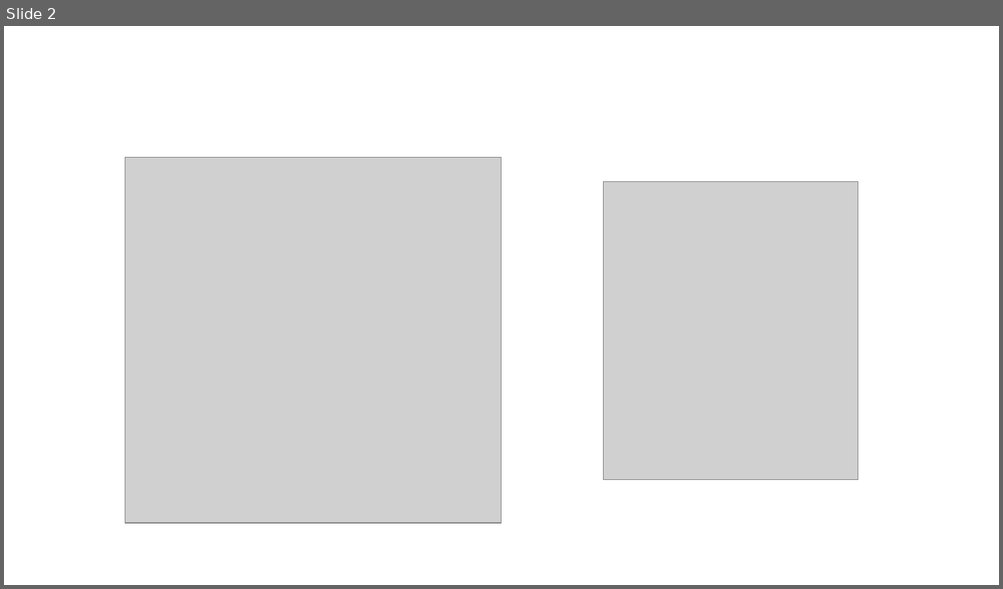
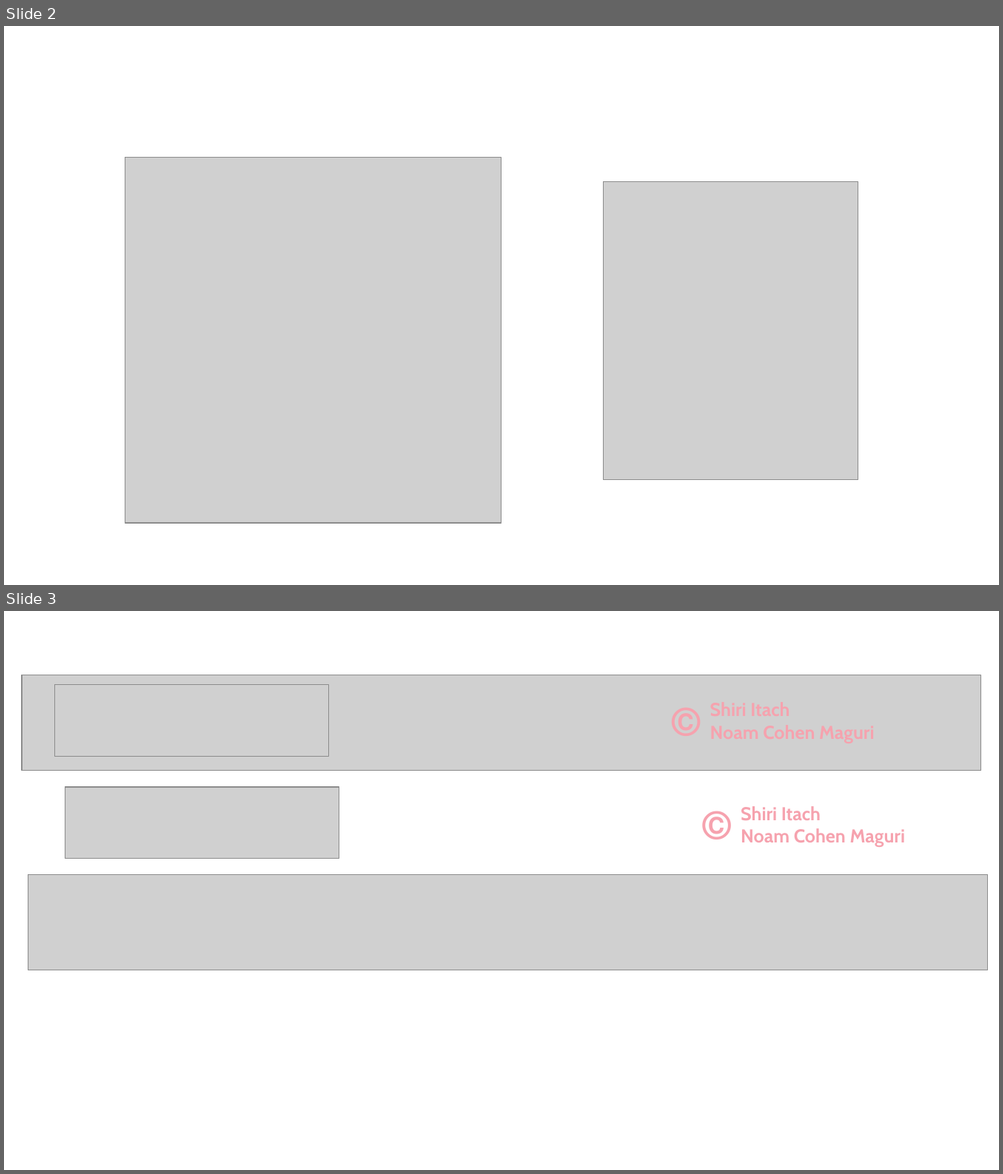
Before and after one commit to Web-Development-Environments-2022/assignment2-noam-shiri, a slide deck: pictures/files/pictures.pptx. Shown one above the other, each under a label of ours: slide 2 before the commit, slides 2 and 3 after it. The pictures are 1003x589 and 1003x1174 pixels, drawn with LibreOffice and Linux fonts; fonts in the diff are those of the drawing; grey boxes stand for pictures; background and template pictures are left out. Boxes give left, top, right and bottom in pixels: in the first picture for what was removed or moved away, otherwise in the second. Text is boxed around its words. In the diff, an @@ line names an element or a change of style, - is before the commit and + after.

```diff
--- a/pictures/files/pictures.pptx
+++ b/pictures/files/pictures.pptx
@@ slide 3 added at <box>4,611,999,1170</box>, background #FFFFFF @@
@@ picture added at <box>22,675,982,771</box> @@
@@ picture added at <box>55,685,329,757</box> @@
@@ text added at <box>641,695,707,748</box>, 36 pt, text #F6A2AE, bold @@
+©
@@ picture added at <box>65,787,339,859</box> @@
@@ text added at <box>671,798,737,851</box>, 36 pt, text #F6A2AE, bold @@
+©
@@ text added at <box>740,806,905,847</box>, 18 pt, text #F6A2AE, bold @@
+Shiri Itach
+Noam Cohen Maguri
@@ picture added at <box>28,875,987,971</box> @@
```
Also in this commit, not shown: 1 other slide added, 10 other files.
